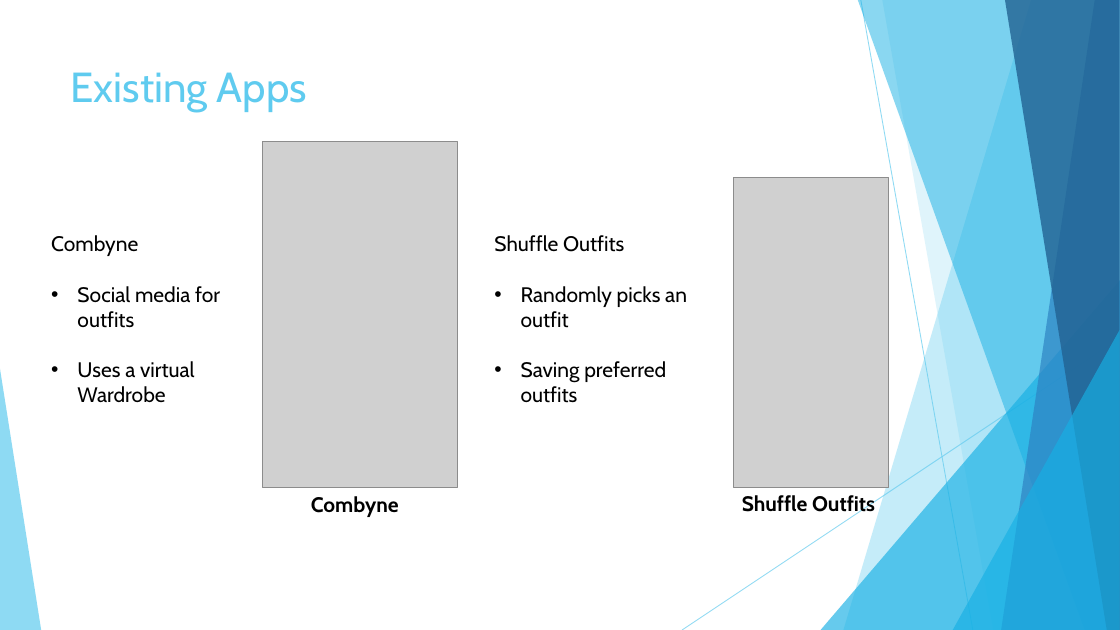
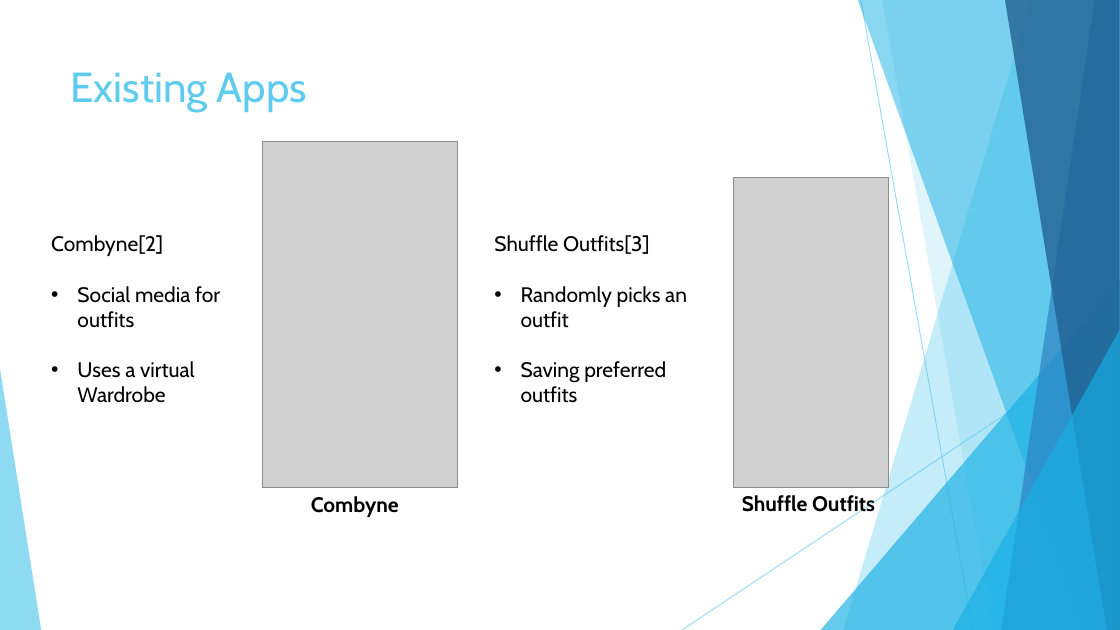
Before and after one commit to kmck712/FYP, a slide deck: slide 4 of porjectPosterThing.pptx. Drawn at 1120x630 pixels with LibreOffice and Linux fonts; fonts in the diff are those of the drawing; grey boxes stand for pictures. Boxes give left, top, right and bottom in pixels: in the first picture for what was removed or moved away, otherwise in the second. Text is boxed around its words. In the diff, an @@ line names an element or a change of style, - is before the commit and + after.

```diff
--- a/porjectPosterThing.pptx
+++ b/porjectPosterThing.pptx
@@ text at box(51, 235, 163, 256): text changed @@
-Combyne
+Combyne[2]
@@ text at box(494, 235, 650, 254): text changed @@
-Shuffle Outfits
+Shuffle Outfits[3]
```
Also in this commit, not shown: 6 other slides changed, 1 slide added, 47 other files.
